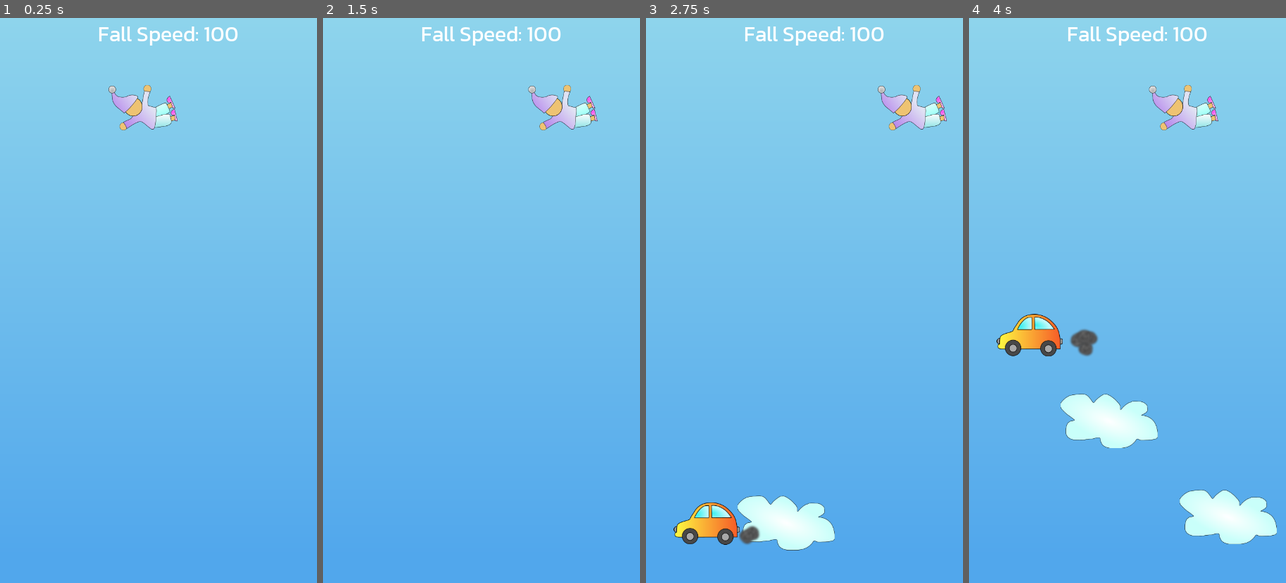
Above: before the commit, frames 1-4 (left to right).
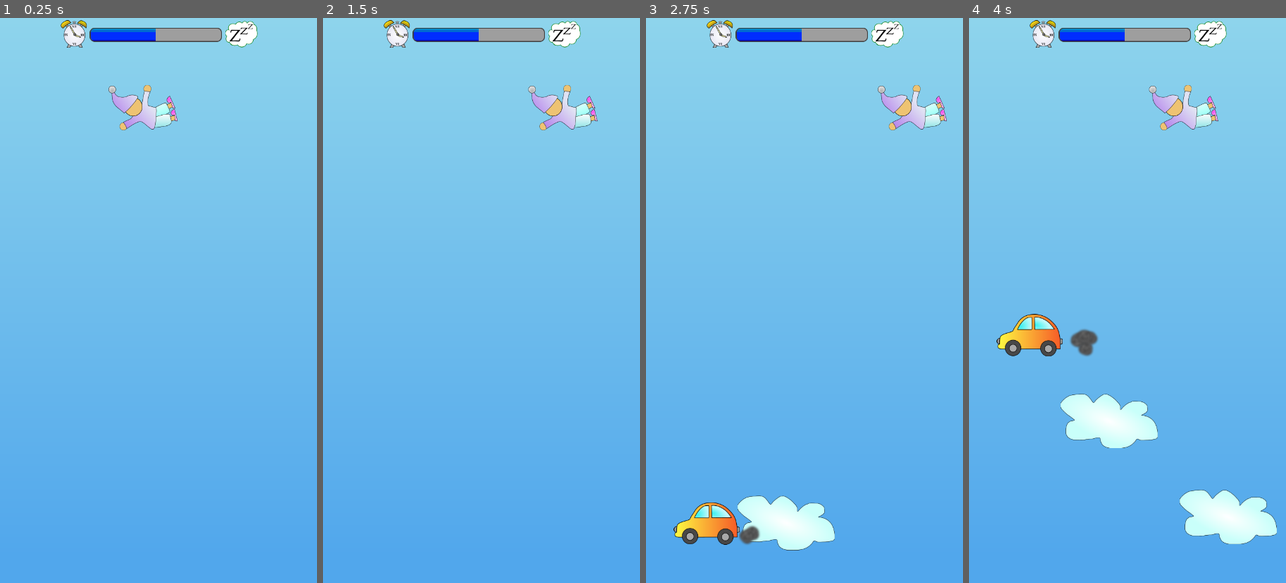
Above: after the commit, the same moments.

Repository: sorlok/LD48
Game: Godot game, scene res://Scenes/LevelCloud.tscn
The game is run twice, just before and just after one commit, with the same random seed, the same clock (stepped at 60 frames per second) and the same inputs.
Inputs (mouse positions are in pixels of both pictures, inside the frame that each line leads up to):
- Up to frame 1 (0.25 s): no input
- Up to frame 2 (1.5 s): move the mouse to (551, 272) at 0.52 s; hold D (ui_right) 0.53-1.28 s; click (551, 272) at 0.67 s; move the mouse to (418, 328) at 1.27 s; hold A (ui_left) from 1.28 s (still down)
- Up to frame 3 (2.75 s): move the mouse to (836, 176) at 2.02 s; release A (ui_left) at 2.03 s; hold D (ui_right) from 2.03 s (still down)
- Up to frame 4 (4 s): move the mouse to (1035, 520) at 2.77 s; click (1035, 520) at 2.92 s; move the mouse to (1222, 385) at 3.52 s; release D (ui_right) at 3.53 s; hold A (ui_left) from 3.53 s (still down)

The runs differ from the first frame. In frame 1, 1.7% of the frame differs, in the area x 19-82%, y 0-6%; in frame 2, 1.7%; in frame 3, 1.7%; in frame 4, 1.7%.

Commit message:
Convert falling into a progress bar that looks ok

Diff:
--- /dev/null
+++ b/Originals/Icons.svg
@@ -0,0 +1,305 @@
+<?xml version="1.0" encoding="UTF-8" standalone="no"?>
+<svg
+   xmlns:osb="http://www.openswatchbook.org/uri/2009/osb"
+   xmlns:dc="http://purl.org/dc/elements/1.1/"
+   xmlns:cc="http://creativecommons.org/ns#"
+   xmlns:rdf="http://www.w3.org/1999/02/22-rdf-syntax-ns#"
+   xmlns:svg="http://www.w3.org/2000/svg"
+   xmlns="http://www.w3.org/2000/svg"
+   xmlns:xlink="http://www.w3.org/1999/xlink"
+   xmlns:sodipodi="http://sodipodi.sourceforge.net/DTD/sodipodi-0.dtd"
+   xmlns:inkscape="http://www.inkscape.org/namespaces/inkscape"
+   width="210mm"
+   height="297mm"
+   viewBox="0 0 210 297"
+   version="1.1"
+   id="svg8"
+   inkscape:version="1.0.2-2 (e86c870879, 2021-01-15)"
+   sodipodi:docname="Icons.svg"
+   inkscape:export-filename="C:\Users\Nathan\Documents\LDJam\Originals\CarAlarm.png"
+   inkscape:export-xdpi="103.99"
+   inkscape:export-ydpi="103.99">
+  <defs
+     id="defs2">
+    <linearGradient
+       inkscape:collect="always"
+       id="linearGradient5692">
+      <stop
+         style="stop-color:#a88322;stop-opacity:1;"
+         offset="0"
+         id="stop5688" />
+      <stop
+         style="stop-color:#efe700;stop-opacity:1"
+         offset="1"
+         id="stop5690" />
+    </linearGradient>
+    <linearGradient
+       inkscape:collect="always"
+       id="linearGradient5684">
+      <stop
+         style="stop-color:#ffe010;stop-opacity:1"
+         offset="0"
+         id="stop5680" />
+      <stop
+         style="stop-color:#a88322;stop-opacity:1"
+         offset="1"
+         id="stop5682" />
+    </linearGradient>
+    <linearGradient
+       inkscape:collect="always"
+       id="linearGradient5668">
+      <stop
+         style="stop-color:#ffffff;stop-opacity:1"
+         offset="0"
+         id="stop5664" />
+      <stop
+         style="stop-color:#e8e8f5;stop-opacity:1"
+         offset="1"
+         id="stop5666" />
+    </linearGradient>
+    <linearGradient
+       id="linearGradient2879"
+       osb:paint="solid">
+      <stop
+         style="stop-color:#cd2020;stop-opacity:1;"
+         offset="0"
+         id="stop2877" />
+    </linearGradient>
+    <pattern
+       id="EMFhbasepattern"
+       patternUnits="userSpaceOnUse"
+       width="6"
+       height="6"
+       x="0"
+       y="0" />
+    <radialGradient
+       inkscape:collect="always"
+       xlink:href="#linearGradient5668"
+       id="radialGradient5670"
+       cx="23.469604"
+       cy="20.41271"
+       fx="23.469604"
+       fy="20.41271"
+       r="4.8764949"
+       gradientTransform="matrix(1,0,0,1.0445312,0,-0.9090035)"
+       gradientUnits="userSpaceOnUse" />
+    <linearGradient
+       inkscape:collect="always"
+       xlink:href="#linearGradient5684"
+       id="linearGradient5686"
+       x1="18.909319"
+       y1="14.499372"
+       x2="19.978397"
+       y2="16.052876"
+       gradientUnits="userSpaceOnUse" />
+    <linearGradient
+       inkscape:collect="always"
+       xlink:href="#linearGradient5692"
+       id="linearGradient5694"
+       x1="27.044334"
+       y1="15.852424"
+       x2="27.695805"
+       y2="14.315624"
+       gradientUnits="userSpaceOnUse" />
+  </defs>
+  <sodipodi:namedview
+     id="base"
+     pagecolor="#ffffff"
+     bordercolor="#666666"
+     borderopacity="1.0"
+     inkscape:pageopacity="0.0"
+     inkscape:pageshadow="2"
+     inkscape:zoom="5.6"
+     inkscape:cx="142.536"
+     inkscape:cy="74.482722"
+     inkscape:document-units="mm"
+     inkscape:current-layer="layer1"
+     inkscape:document-rotation="0"
+     showgrid="false"
+     inkscape:window-width="2005"
+     inkscape:window-height="1241"
+     inkscape:window-x="437"
+     inkscape:window-y="45"
+     inkscape:window-maximized="0" />
+  <metadata
+     id="metadata5">
+    <rdf:RDF>
+      <cc:Work
+         rdf:about="">
+        <dc:format>image/svg+xml</dc:format>
+        <dc:type
+           rdf:resource="http://purl.org/dc/dcmitype/StillImage" />
+        <dc:title></dc:title>
+      </cc:Work>
+    </rdf:RDF>
+  </metadata>
+  <g
+     inkscape:label="Layer 1"
+     inkscape:groupmode="layer"
+     id="layer1">
+    <path
+       style="fill:#adadad;stroke:#000000;stroke-width:0.165;stroke-linecap:butt;stroke-linejoin:miter;stroke-opacity:1;stroke-miterlimit:4;stroke-dasharray:none;fill-opacity:1"
+       d="m 25.875031,26.008666 1.236122,-0.05011 -1.069079,-2.3052 -1.236121,0.851922 z"
+       id="path5600" />
+    <path
+       style="fill:#adadad;stroke:#000000;stroke-width:0.165;stroke-linecap:butt;stroke-linejoin:miter;stroke-miterlimit:4;stroke-dasharray:none;stroke-opacity:1;fill-opacity:1"
+       d="m 20.780205,24.505275 -0.701582,1.570208 1.353052,-0.01671 1.018965,-2.271791 c -0.556812,0.239431 -0.52577,-0.892795 -1.670435,0.718293"
+       id="path5598"
+       sodipodi:nodetypes="ccccc" />
+    <ellipse
+       style="fill:#b7b7b7;stroke:#000000;stroke-width:0.110677;stroke-miterlimit:4;stroke-dasharray:none;stroke-opacity:1;fill-opacity:1"
+       id="path5512-4"
+       cx="23.185848"
+       cy="16.391047"
+       rx="0.2759428"
+       ry="0.87675649"
+       transform="matrix(0.99896487,-0.04548837,0.0146995,0.99989196,0,0)" />
+    <ellipse
+       style="fill:#adadad;stroke:#000000;stroke-width:0.144;stroke-miterlimit:4;stroke-dasharray:none;stroke-opacity:1;fill-opacity:1"
+       id="path5512"
+       cx="3.8808801"
+       cy="25.609434"
+       rx="0.47607383"
+       ry="0.86027378"
+       transform="rotate(-42.350879)" />
+    <ellipse
+       style="fill:#adadad;stroke:#000000;stroke-width:0.144;stroke-miterlimit:4;stroke-dasharray:none;stroke-opacity:1;fill-opacity:1"
+       id="path5512-6"
+       cx="31.137596"
+       cy="-0.73928446"
+       rx="0.47607383"
+       ry="0.86027378"
+       transform="rotate(32.671664)" />
+    <ellipse
+       style="fill:url(#radialGradient5670);stroke:#000000;stroke-width:0.144;stroke-opacity:1;stroke-miterlimit:4;stroke-dasharray:none;fill-opacity:1"
+       id="path5510"
+       cx="23.469604"
+       cy="20.41271"
+       rx="4.8044949"
+       ry="5.0216513" />
+    <ellipse
+       style="fill:#b6b6b6;stroke:#000000;stroke-width:0.107348;stroke-miterlimit:4;stroke-dasharray:none;stroke-opacity:1;fill-opacity:1"
+       id="path5512-4-2"
+       cx="-14.822572"
+       cy="22.770397"
+       rx="0.27756581"
+       ry="0.81996971"
+       transform="matrix(-0.04229266,-0.99910527,0.99987498,-0.01581217,0,0)" />
+    <path
+       style="fill:#fefeb8;stroke:#000000;stroke-width:0.165;stroke-linecap:butt;stroke-linejoin:miter;stroke-opacity:1;stroke-miterlimit:4;stroke-dasharray:none;fill-opacity:1"
+       d="m 23.640919,19.600794 -1.350382,-2.21166 c -0.625384,-1.07078 -1.256921,-1.56759 -0.74349,-0.490144 0.482231,1.01198 1.594902,2.915224 1.596759,2.917895 z"
+       id="path5604"
+       sodipodi:nodetypes="ccscc" />
+    <path
+       style="fill:#fffeb5;stroke:#000000;stroke-width:0.165;stroke-linecap:butt;stroke-linejoin:miter;stroke-opacity:1;stroke-miterlimit:4;stroke-dasharray:none;fill-opacity:1"
+       d="m 24.037032,20.232429 1.253447,0.507334 c 1.16604,0.427532 1.491927,0.891299 0.323302,0.60814 -0.735589,-0.178234 -2.186496,-0.624303 -1.938348,-0.847991 0.248149,-0.223688 0.361599,-0.267483 0.361599,-0.267483 z"
+       id="path5606"
+       sodipodi:nodetypes="ccssc" />
+    <text
+       xml:space="preserve"
+       style="font-style:normal;font-variant:normal;font-weight:bold;font-stretch:normal;font-size:1.41111px;line-height:1.25;font-family:'Times New Roman';-inkscape-font-specification:'Times New Roman,  Bold';fill:#000000;fill-opacity:1;stroke:none;stroke-width:0.264583"
+       x="22.317007"
+       y="16.95491"
+       id="text5610"><tspan
+         sodipodi:role="line"
+         id="tspan5608"
+         x="22.317007"
+         y="16.95491"
+         style="font-style:normal;font-variant:normal;font-weight:bold;font-stretch:normal;font-size:1.41111px;font-family:'Times New Roman';-inkscape-font-specification:'Times New Roman,  Bold';stroke-width:0.264583">XII</tspan></text>
+    <text
+       xml:space="preserve"
+       style="font-style:normal;font-weight:normal;font-size:10.5833px;line-height:1.25;font-family:sans-serif;fill:#000000;fill-opacity:1;stroke:none;stroke-width:0.264583"
+       x="27.127855"
+       y="20.195553"
+       id="text5614"><tspan
+         sodipodi:role="line"
+         id="tspan5612"
+         x="27.127855"
+         y="20.195553"
+         style="stroke-width:0.264583"></tspan></text>
+    <text
+       xml:space="preserve"
+       style="font-style:normal;font-variant:normal;font-weight:bold;font-stretch:normal;font-size:1.41111px;line-height:1.25;font-family:'Times New Roman';-inkscape-font-specification:'Times New Roman, Bold';fill:#000000;fill-opacity:1;stroke:none;stroke-width:0.264583"
+       x="18.880976"
+       y="20.746231"
+       id="text5610-0"><tspan
+         sodipodi:role="line"
+         id="tspan5608-3"
+         x="18.880976"
+         y="20.746231"
+         style="font-style:normal;font-variant:normal;font-weight:bold;font-stretch:normal;font-size:1.41111px;font-family:'Times New Roman';-inkscape-font-specification:'Times New Roman,  Bold';stroke-width:0.264583">IX</tspan></text>
+    <text
+       xml:space="preserve"
+       style="font-style:normal;font-variant:normal;font-weight:bold;font-stretch:normal;font-size:1.41111px;line-height:1.25;font-family:'Times New Roman';-inkscape-font-specification:'Times New Roman, Bold';fill:#000000;fill-opacity:1;stroke:none;stroke-width:0.264583"
+       x="26.281"
+       y="20.813047"
+       id="text5610-2"><tspan
+         sodipodi:role="line"
+         id="tspan5608-0"
+         x="26.281"
+         y="20.813047"
+         style="font-style:normal;font-variant:normal;font-weight:bold;font-stretch:normal;font-size:1.41111px;font-family:'Times New Roman';-inkscape-font-specification:'Times New Roman,  Bold';stroke-width:0.264583">III</tspan></text>
+    <text
+       xml:space="preserve"
+       style="font-style:normal;font-variant:normal;font-weight:bold;font-stretch:normal;font-size:1.41111px;line-height:1.25;font-family:'Times New Roman';-inkscape-font-specification:'Times New Roman, Bold';fill:#000000;fill-opacity:1;stroke:none;stroke-width:0.264583"
+       x="22.622749"
+       y="24.93902"
+       id="text5610-21"><tspan
+         sodipodi:role="line"
+         id="tspan5608-1"
+         x="22.622749"
+         y="24.93902"
+         style="font-style:normal;font-variant:normal;font-weight:bold;font-stretch:normal;font-size:1.41111px;font-family:'Times New Roman';-inkscape-font-specification:'Times New Roman,  Bold';stroke-width:0.264583">VI</tspan></text>
+    <circle
+       style="fill:#6c6c6c;stroke:#000000;stroke-width:0.165;stroke-miterlimit:4;stroke-dasharray:none;stroke-opacity:1;fill-opacity:1"
+       id="path5602"
+       cx="23.594887"
+       cy="20.120384"
+       r="0.52618688" />
+    <path
+       style="fill:url(#linearGradient5694);stroke:#000000;stroke-width:0.165;stroke-linecap:butt;stroke-linejoin:miter;stroke-miterlimit:4;stroke-dasharray:none;stroke-opacity:1;fill-opacity:1"
+       d="m 24.869667,15.102688 c 0,0 0.920137,0.09235 2.174289,0.802054 1.254153,0.709706 1.695242,1.312624 1.695242,1.312624 0,0 0.93348,-1.821364 -0.782971,-2.832552 -1.873945,-1.103969 -2.846273,-1.2e-4 -3.08656,0.717874 z"
+       id="path5534-3"
+       sodipodi:nodetypes="cscsc" />
+    <path
+       style="fill:url(#linearGradient5686);stroke:#000000;stroke-width:0.165;stroke-linecap:butt;stroke-linejoin:miter;stroke-opacity:1;stroke-miterlimit:4;stroke-dasharray:none;fill-opacity:1"
+       d="m 18.291258,17.305702 c 0,0 0.50113,-0.668174 1.687139,-1.486687 1.186009,-0.818513 1.921,-0.952148 1.921,-0.952148 0,0 -0.734991,-1.787365 -2.906556,-0.651469 -2.171565,1.135895 -1.937705,2.53906 -0.701583,3.090304 z"
+       id="path5534" />
+    <text
+       xml:space="preserve"
+       style="font-style:normal;font-variant:normal;font-weight:normal;font-stretch:normal;font-size:10.3762px;line-height:1.25;font-family:Gabriola;-inkscape-font-specification:Gabriola;fill:#000000;fill-opacity:1;stroke:none;stroke-width:0.259405"
+       x="32.074593"
+       y="27.321949"
+       id="text5698"
+       transform="scale(1.1397984,0.87734814)"><tspan
+         sodipodi:role="line"
+         id="tspan5696"
+         x="32.074593"
+         y="27.321949"
+         style="font-style:normal;font-variant:normal;font-weight:normal;font-stretch:normal;font-family:Gabriola;-inkscape-font-specification:Gabriola;stroke-width:0.259405">Z</tspan></text>
+    <text
+       xml:space="preserve"
+       style="font-style:normal;font-variant:normal;font-weight:normal;font-stretch:normal;font-size:6.55156px;line-height:1.25;font-family:Gabriola;-inkscape-font-specification:Gabriola;fill:#000000;fill-opacity:1;stroke:none;stroke-width:0.163789"
+       x="32.587978"
+       y="26.416668"
+       id="text5698-8"
+       transform="scale(1.2703152,0.78720619)"><tspan
+         sodipodi:role="line"
+         id="tspan5696-6"
+         x="32.587978"
+         y="26.416668"
+         style="font-style:normal;font-variant:normal;font-weight:normal;font-stretch:normal;font-family:Gabriola;-inkscape-font-specification:Gabriola;stroke-width:0.163789">Z</tspan></text>
+    <text
+       xml:space="preserve"
+       style="font-style:normal;font-variant:normal;font-weight:normal;font-stretch:normal;font-size:4.59252px;line-height:1.25;font-family:Gabriola;-inkscape-font-specification:Gabriola;fill:#000000;fill-opacity:1;stroke:none;stroke-width:0.114813"
+       x="36.811333"
+       y="22.476723"
+       id="text5698-3"
+       transform="scale(1.2214639,0.81868977)"><tspan
+         sodipodi:role="line"
+         id="tspan5696-7"
+         x="36.811333"
+         y="22.476723"
+         style="font-style:normal;font-variant:normal;font-weight:normal;font-stretch:normal;font-family:Gabriola;-inkscape-font-specification:Gabriola;stroke-width:0.114813">Z</tspan></text>
+  </g>
+</svg>
--- a/Scenes/LevelCloud.tscn
+++ b/Scenes/LevelCloud.tscn
@@ -12,6 +12,11 @@
 [ext_resource path="res://Scenes/SkyBg.tscn" type="PackedScene" id=10]
 [ext_resource path="res://Scenes/SkyBgEnd.tscn" type="PackedScene" id=11]
 [ext_resource path="res://Scenes/Thoughts.tscn" type="PackedScene" id=12]
+[ext_resource path="res://Images/Clock.png" type="Texture" id=13]
+[ext_resource path="res://Images/ProgressBack.png" type="Texture" id=14]
+[ext_resource path="res://Images/Zzz.png" type="Texture" id=15]
+[ext_resource path="res://Images/ProgressBar.png" type="Texture" id=16]
+[ext_resource path="res://Images/ProgressOver.png" type="Texture" id=17]
 
 [sub_resource type="DynamicFont" id=1]
 size = 48
@@ -35,6 +40,7 @@
 position = Vector2( 347.446, 225 )
 
 [node name="FallSpeed" type="Label" parent="."]
+visible = false
 anchor_left = 0.5
 anchor_right = 0.5
 margin_left = -138.0
@@ -60,7 +66,29 @@
 one_shot = true
 
 [node name="Thoughts" parent="." instance=ExtResource( 12 )]
-position = Vector2( 1086.54, 956.338 )
+position = Vector2( 1100.79, 950.102 )
+
+[node name="WakeUpIcon1" type="Sprite" parent="."]
+position = Vector2( 13, 0 )
+texture = ExtResource( 13 )
+offset = Vector2( 155.253, 36.527 )
+
+[node name="WakeUpIcon2" type="Sprite" parent="."]
+position = Vector2( 548.484, 36.527 )
+texture = ExtResource( 15 )
+
+[node name="Progress" type="TextureProgress" parent="."]
+margin_left = 203.579
+margin_top = 22.3816
+margin_right = 503.579
+margin_bottom = 54.3816
+value = 50.0
+texture_under = ExtResource( 14 )
+texture_over = ExtResource( 17 )
+texture_progress = ExtResource( 16 )
+__meta__ = {
+"_edit_use_anchors_": false
+}
 
 [connection signal="at_target_y" from="SkyBgEnd" to="." method="_on_SkyBgEnd_at_target_y"]
 [connection signal="collide_car" from="Player" to="." method="_on_Player_collide_car"]
--- a/Scripts/LevelCloud.gd
+++ b/Scripts/LevelCloud.gd
@@ -35,6 +35,7 @@
 
 func update_fall_speed():
 	$FallSpeed.text = "Fall Speed: " + str($Player.fall_speed)
+	$Progress.value = $Player.fall_speed
 
 
 func end_level(victory:bool):
--- a/Scripts/Player.gd
+++ b/Scripts/Player.gd
@@ -10,7 +10,7 @@
 const speed:int = 400
 
 # How fast are we falling. Used for waking up calculation
-onready var fall_speed:int = 100
+onready var fall_speed:int = 50
 
 # Are we "force moving" anywhere?
 onready var force_move = null
Binary file added: Images/Clock.png
Binary file added: Images/ProgressBack.png
Binary file added: Images/ProgressBar.png
Binary file added: Images/ProgressOver.png
Binary file added: Images/Zzz.png
Not shown: 1 places in Scenes/LevelCloud.tscn that only renumber resources
